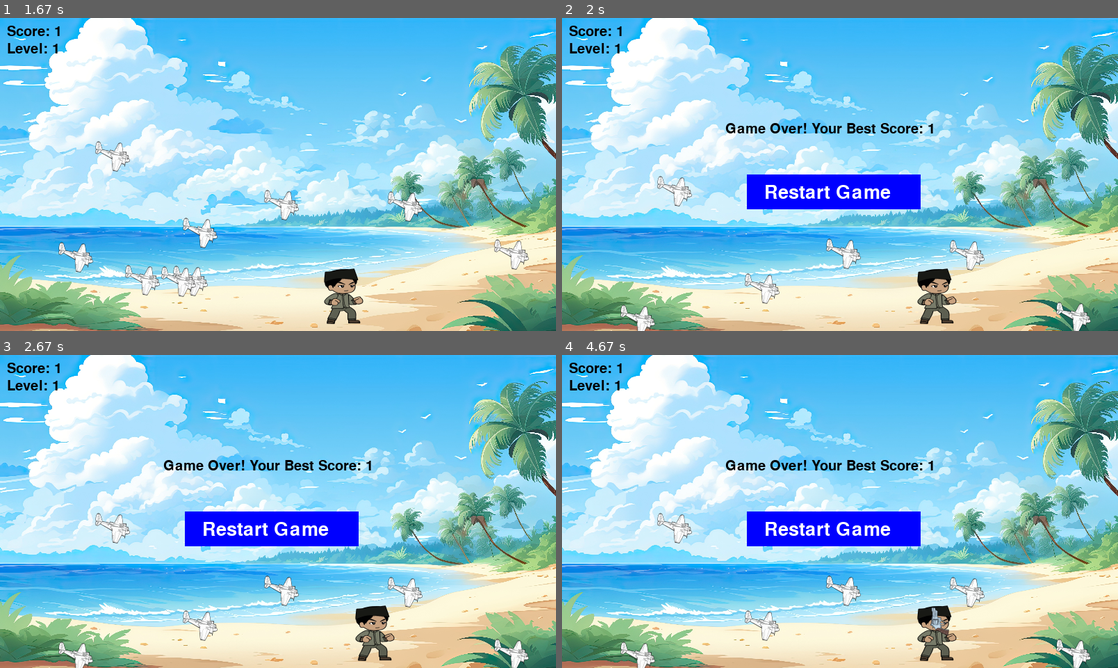
Above: before the commit, frames 1-4 (two rows, left to right).
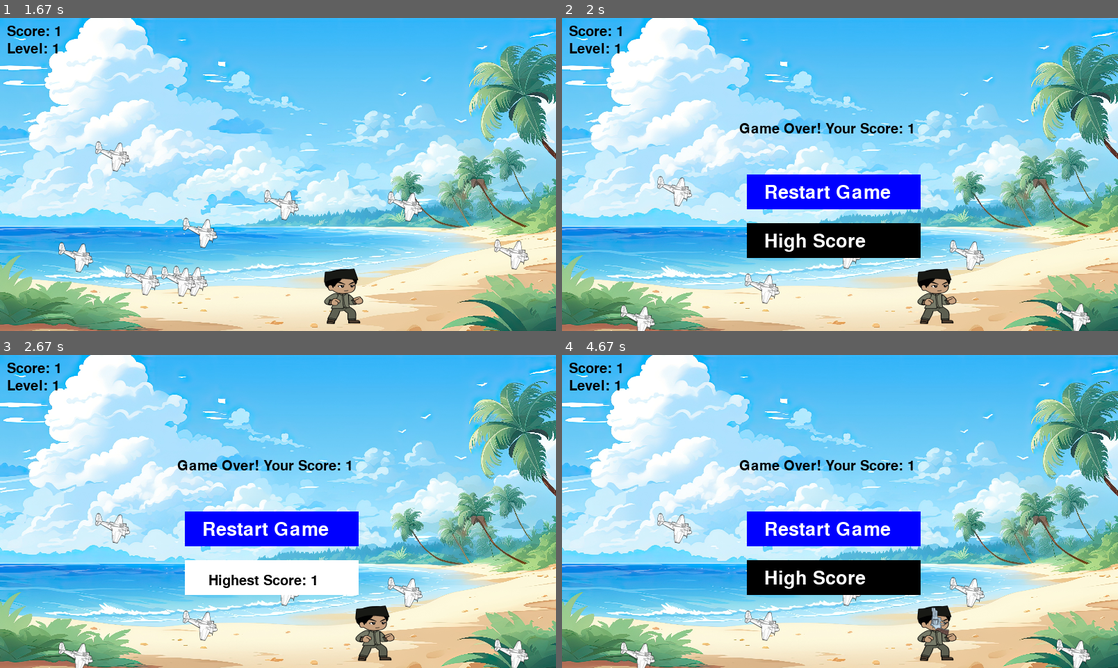
Above: after the commit, the same moments.

Repository: aainayyahm/Shooter-Game-with-Pygame
Game: pygame game, started from tugas_sesi_7.py
Same seed, same stepped clock (60 frames per second), same inputs: the game is played once before the commit and once after it.
Inputs (mouse positions are in pixels of both pictures, inside the frame that each line leads up to):
- Up to frame 1 (1.67 s): click "Start Game" at 0.42 s; hold Right 0.67-1.13 s; move the mouse to (455, 165) at 0.7 s; hold Up 1.17-1.47 s; hold Right from 1.5 s (still down)
- Up to frame 2 (2 s): release Right at 1.97 s
- Up to frame 3 (2.67 s): click (272, 577) at 2.05 s, where only the run after the commit has a clickable "High Score"
- Up to frame 4 (4.67 s): move the mouse to (695, 395) at 4.3 s; click (695, 395) at 4.37 s; tap Up at 4.63 s

Frame 1 is identical in both runs. In frame 2, 4.2% of the frame differs, in the area x 29-67%, y 33-77%; in frame 3, 4.1%; in frame 4, 4.2%.

Commit message:
Tambah button high score

Diff:
--- a/tugas_sesi_7.py
+++ b/tugas_sesi_7.py
@@ -103,6 +103,13 @@
     text_surf = font.render(text, True, white)
     screen.blit(text_surf, (x+25,y+13))
 
+def show_high_score():
+    font = pg.font.SysFont(None, 30)
+    text = font.render(f"Highest Score: {highest_score}", True, black)
+    screen.blit(text, (width // 2 - 100, height // 2 + 90))
+    pg.display.flip()
+    pg.time.delay(2000)
+
 def start_game():
     all_sprites = pg.sprite.Group()
     enemies = pg.sprite.Group()
@@ -177,10 +184,11 @@
         screen.blit(text, (10, 35))
 
         if game_over:
-            over_text = font.render(f"Game Over! Your Best Score: {highest_score}", True, black)
-            screen.blit(over_text, (width // 2 - 165, height // 3))
+            over_text = font.render(f"Game Over! Your Score: {score}", True, black)
+            screen.blit(over_text, (width // 2 - 145, height // 3))
 
             draw_button("Restart Game", width // 3, height // 2, 250, 50, blue, red, start_game)
+            draw_button("High Score", width // 3 , height // 2 + 70, 250, 50, black, white, show_high_score)
 
             sound_effect.stop()
             sound_shot.stop()
